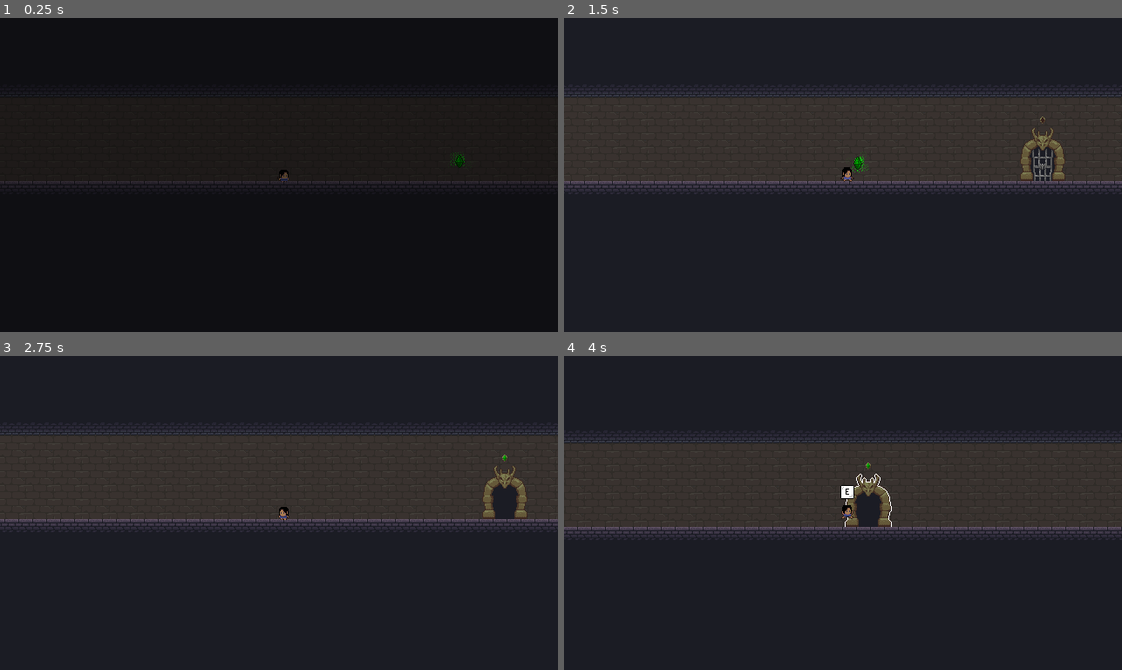
Above: before the commit, frames 1-4 (two rows, left to right).
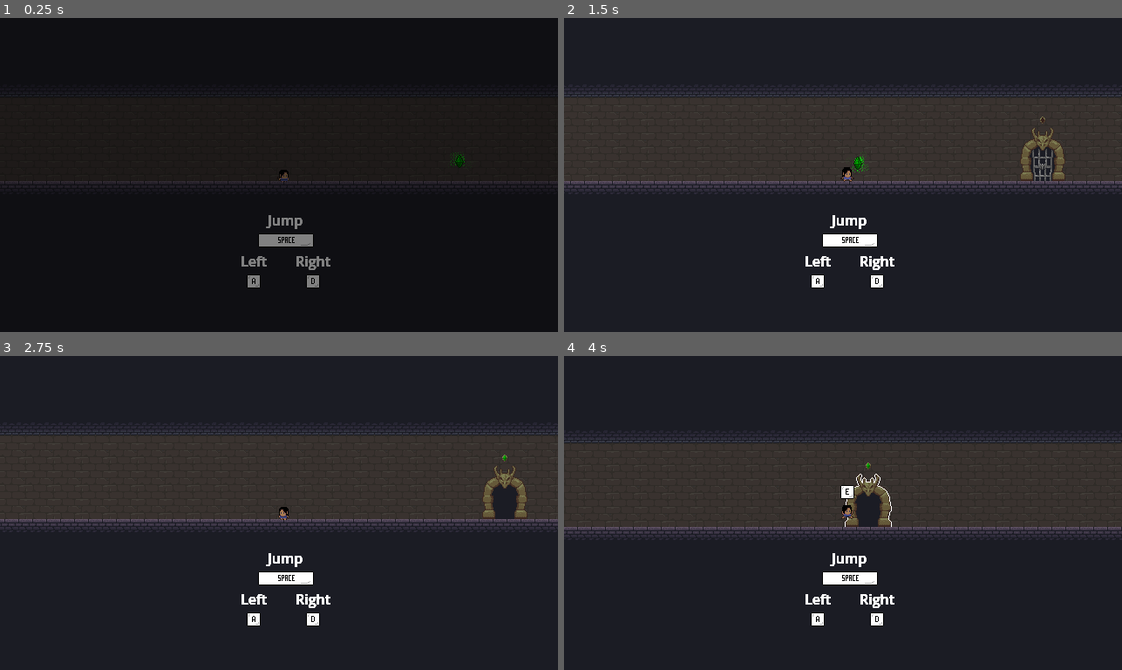
Above: after the commit, the same moments.

Repository: MatthewBL/Gates-and-Gems
Game: Godot game, scene res://scenes/level_manager/level_manager.tscn
The game is run twice, just before and just after one commit, with the same random seed, the same clock (stepped at 60 frames per second) and the same inputs.
Inputs:
- Up to frame 1 (0.25 s): no input
- Up to frame 2 (1.5 s): hold D (ui_right) from 0.53 s (still down); tap E (interact) at 0.6, 1.35 s; tap Space (ui_accept) at 0.77 s
- Up to frame 3 (2.75 s): tap Space (ui_accept) at 1.52 s; release D (ui_right) at 2.03 s; hold A (ui_left) from 2.03 s (still down); tap E (interact) at 2.1 s
- Up to frame 4 (4 s): release A (ui_left) at 2.78 s; hold D (ui_right) from 2.78 s (still down); tap E (interact) at 2.85, 3.6 s; tap Space (ui_accept) at 3.02, 3.77 s

The runs differ from the first frame. In frame 1, 0.8% of the frame differs, in the area x 43-60%, y 62-86%; in frame 2, 1.0%, in the area x 43-60%, y 62-87%; in frame 3, 1.0%; in frame 4, 1.0%.

Commit message:
Added how to play to levels 1-3

Diff:
--- a/scenes/levels/level_1.tscn
+++ b/scenes/levels/level_1.tscn
@@ -3,22 +3,25 @@
 [ext_resource type="PackedScene" uid="uid://bpm4d2n1s1e0q" path="res://scenes/levels/basic_level.tscn" id="1_ksju7"]
 [ext_resource type="PackedScene" uid="uid://brfp15carawpf" path="res://scenes/gem.tscn" id="2_6iamk"]
 [ext_resource type="PackedScene" uid="uid://djeqe0yp5pkst" path="res://scenes/door_gem.tscn" id="3_nsrm0"]
+[ext_resource type="PackedScene" uid="uid://bwqk7xq4i3v0h" path="res://scenes/how_to_play.tscn" id="4_x42e6"]
 
 [node name="Level1" unique_id=510901832 instance=ExtResource("1_ksju7")]
 width = 51.0
 
-[node name="TileMapLayer" parent="." index="0" unique_id=1603651314]
+[node name="TileMapLayer" parent="." index="1" unique_id=1603651314]
 tile_map_data = PackedByteArray("AAAAAAAAAQAEAAEAAAAAAAEAAQAEAAEAAAAAAAIAAQAEAAEAAAAAAAMAAQAEAAEAAAAAAAQAAQAEAAEAAAAAAA …(14064 unchanged characters)…
 
 [node name="Gem" parent="GemContainer" parent_id_path=PackedInt32Array(324876167) index="0" unique_id=82949541 instance=ExtResource("2_6iamk")]
 modulate = Color(0, 1, 0, 1)
 position = Vector2(386, 267)
 
-[node name="Door" parent="." index="2" unique_id=1757254397]
+[node name="Door" parent="." index="3" unique_id=1757254397]
 position = Vector2(572, 288)
 
-[node name="PlayerSpawnpoint" parent="." index="3" unique_id=1240467275]
+[node name="PlayerSpawnpoint" parent="." index="4" unique_id=1240467275]
 position = Vector2(184, 278)
 
 [node name="DoorGem" parent="DoorGemsContainer" parent_id_path=PackedInt32Array(918858841) index="0" unique_id=991967074 instance=ExtResource("3_nsrm0")]
 position = Vector2(598, 218)
+
+[node name="HowToPlay" parent="." index="9" unique_id=1095843594 instance=ExtResource("4_x42e6")]
--- a/scenes/levels/level_2.tscn
+++ b/scenes/levels/level_2.tscn
@@ -3,6 +3,7 @@
 [ext_resource type="PackedScene" uid="uid://bpm4d2n1s1e0q" path="res://scenes/levels/basic_level.tscn" id="1_g2h2n"]
 [ext_resource type="PackedScene" uid="uid://brfp15carawpf" path="res://scenes/gem.tscn" id="2_ra442"]
 [ext_resource type="PackedScene" uid="uid://djeqe0yp5pkst" path="res://scenes/door_gem.tscn" id="3_ra442"]
+[ext_resource type="PackedScene" uid="uid://bwqk7xq4i3v0h" path="res://scenes/how_to_play.tscn" id="4_fiq81"]
 
 [node name="BasicLevel" unique_id=510901832 instance=ExtResource("1_g2h2n")]
 width = 43.0
@@ -22,3 +23,5 @@
 
 [node name="DoorGem" parent="DoorGemsContainer" parent_id_path=PackedInt32Array(918858841) index="0" unique_id=991967074 instance=ExtResource("3_ra442")]
 position = Vector2(282, 235)
+
+[node name="HowToPlay" parent="." index="9" unique_id=1095843594 instance=ExtResource("4_fiq81")]
--- a/scenes/levels/level_3.tscn
+++ b/scenes/levels/level_3.tscn
@@ -3,6 +3,7 @@
 [ext_resource type="PackedScene" uid="uid://bpm4d2n1s1e0q" path="res://scenes/levels/basic_level.tscn" id="1_o8c3j"]
 [ext_resource type="PackedScene" uid="uid://brfp15carawpf" path="res://scenes/gem.tscn" id="2_44gv1"]
 [ext_resource type="PackedScene" uid="uid://djeqe0yp5pkst" path="res://scenes/door_gem.tscn" id="3_0ljxa"]
+[ext_resource type="PackedScene" uid="uid://bwqk7xq4i3v0h" path="res://scenes/how_to_play.tscn" id="4_0qepi"]
 
 [node name="Level3" unique_id=510901832 instance=ExtResource("1_o8c3j")]
 height = 27.0
@@ -43,3 +44,5 @@
 
 [node name="DoorGem4" parent="DoorGemsContainer" parent_id_path=PackedInt32Array(918858841) index="3" unique_id=1603102705 instance=ExtResource("3_0ljxa")]
 position = Vector2(492, 335)
+
+[node name="HowToPlay" parent="." index="9" unique_id=1095843594 instance=ExtResource("4_0qepi")]
